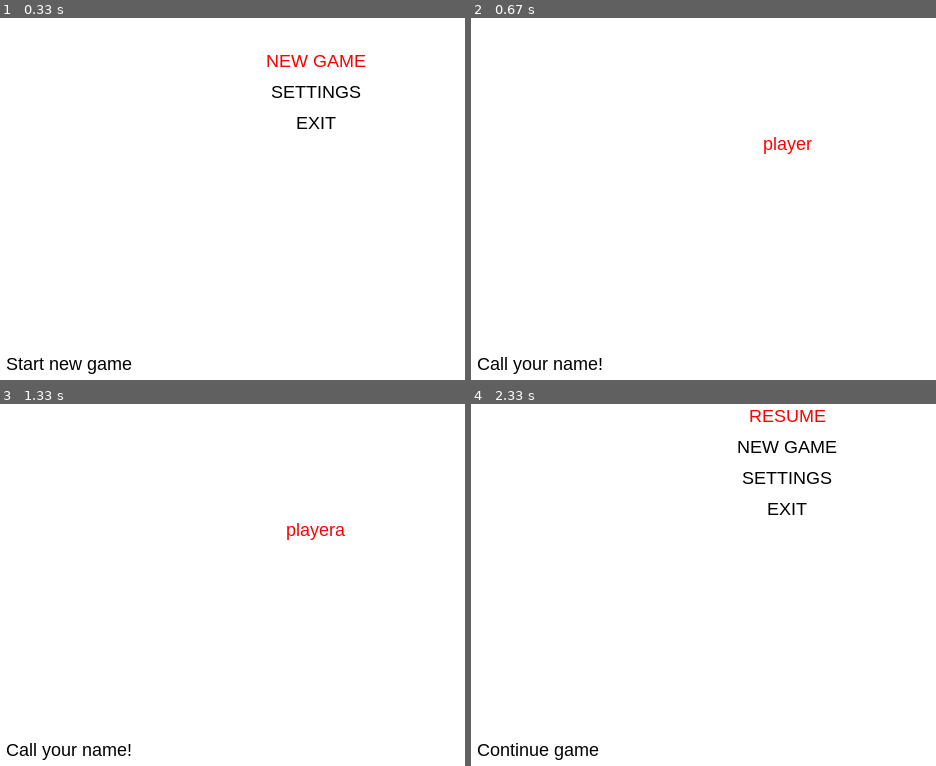
Above: before the commit, frames 1-4 (two rows, left to right).
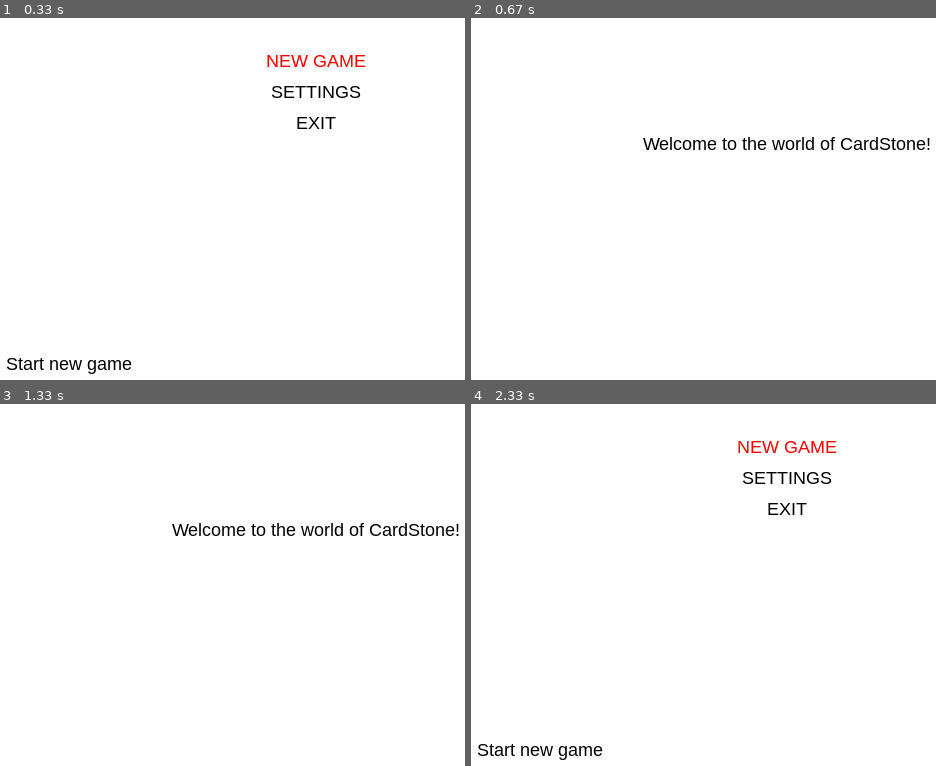
Above: after the commit, the same moments.

Repository: Triton3D/CardStone
Game: pygame game, started from cardstone.py
The game is run twice, just before and just after one commit, with the same random seed, the same clock (stepped at 60 frames per second) and the same inputs.
Inputs (mouse positions are in pixels of both pictures, inside the frame that each line leads up to):
- Up to frame 1 (0.33 s): no input
- Up to frame 2 (0.67 s): tap Enter at 0.33 s
- Up to frame 3 (1.33 s): tap A at 0.67 s; press the mouse at (outside the picture) at 1.1 s; move the mouse to (302, 461) at 1.2 s; move the mouse to (outside the picture) at 1.3 s
- Up to frame 4 (2.33 s): release the mouse at (outside the picture) at 1.33 s; tap Esc at 1.97 s

Frame 1 is identical in both runs. In frame 2, 1.4% of the frame differs, in the area x 1-99%, y 32-99%; in frame 3, 1.4%; in frame 4, 1.1%.

Commit message:
optimize code and added comments

Diff:
--- a/card.py
+++ b/card.py
@@ -16,7 +16,7 @@
 
 while True:
     screen.fill((255,255,255))
-    screen.blit(card.image,card.rect.fit(((10,220),(50,100))))
+    screen.blit(card.image,card.rect.fit(((10,220),(10,100))))
     #card.rect=card.rect.fit((0,0),(50,100))
     pygame.display.flip()
     pygame.display.update()
--- a/cardstone.py
+++ b/cardstone.py
@@ -1,6 +1,6 @@
-#utf-8
 import pygame
 import sys
+import time
 
 
 # Constants
@@ -14,7 +14,7 @@
 MENU_ITEMS_NEW_GAME = {0:'NEW GAME', 1:'SETTINGS', 2:'EXIT'}
 MENU_ITEMS_IN_GAME = {0:'RESUME', 1:'NEW GAME', 2:'SETTINGS', 3:'EXIT'}
 
-
+WELCOME = "Welcome to the world of CardStone!"
 #############################################################################
 
 
@@ -26,7 +26,7 @@
 	while True:
 
 		get_events()
-
+		print(EVENT)
 		update()
 
 		draw()
@@ -36,7 +36,7 @@
 	print("Game initialisation")
 	global DISPLAY, GAME_SCREEN, LOCATION, GAME_STATE
 	global FONT,EVENT,MENU_ITEMS,MENU_ACT_ITEM,FPSCLOCK
-	global FPS,PLAYER, MENU_MESSAGE, MENU_ITEMS_RECT
+	global FPS,PLAYER, MENU_MESSAGE, MENU_ITEMS_RECT, TIMER_1
 	pygame.init()
 	DISPLAY = pygame.display
 	GAME_SCREEN = DISPLAY.set_mode(WINDOW_SIZE)
@@ -50,6 +50,7 @@
 	EVENT='None'
 	FPS = 10
 	GAME_STATE = 'firstrun'
+	TIMER_1 = 0
 	PLAYER = 'player'
 	MENU_MESSAGE = 'Welcome!'
 	print(MENU_ACT_ITEM)
@@ -62,7 +63,6 @@
 			game_exit()
 
 		elif event.type == pygame.MOUSEBUTTONDOWN:
-
 			EVENT = 'MOUSE_BUTTON_DOWN'
 		elif event.type == pygame.KEYDOWN:
 			if event.key == pygame.K_DOWN:
@@ -74,44 +74,56 @@
 			elif event.key == pygame.K_ESCAPE:
 				EVENT = 'ESC'
 			elif event.key>=pygame.K_a and event.key<=pygame.K_z:
-				EVENT = 'TYPE'
-				KEY = event.key
+				if EVENT == 'None':
+					KEY = event.key
+					EVENT = 'TYPE'
+
 			elif event.key == pygame.K_BACKSPACE:
 				EVENT = 'BACKSPACE'
 
 		elif event.type == pygame.KEYUP or event.type == pygame.MOUSEBUTTONUP:
 			EVENT = 'None'
+	#	elif event.type == pygame.KEYUP:
+	#		KEY = event.key
+
 
 def update():
-	global MENU_ACT_ITEM,LOCATION,MENU_ITEMS,PLAYER, MENU_MESSAGE,MOUSE_POS
+	global MENU_ACT_ITEM,LOCATION,MENU_ITEMS,PLAYER, MENU_MESSAGE,MOUSE_POS,EVENT
 	MOUSE_POS = MOUSEX, MOUSEY = pygame.mouse.get_pos()
+		# Updates in menu
 	if LOCATION == 'menu':
+				# Navigate in menu by mouse
 		for item in MENU_ITEMS.keys():
 			if len(MENU_ITEMS_RECT)>1:
 				if MENU_ITEMS_RECT[item].collidepoint(MOUSE_POS):
 					MENU_ACT_ITEM=item
-
+				# Navigate in menu by keyboard
 		if EVENT == 'DOWN':
 			MENU_ACT_ITEM+=1
 
-
 		elif EVENT == 'UP':
 			MENU_ACT_ITEM-=1
 
-		elif EVENT == 'ENTER' or EVENT == 'MOUSE_BUTTON_DOWN':
+				# Execute actions if the item in menu is selected and pressed
+		elif EVENT == 'ENTER' or (EVENT == 'MOUSE_BUTTON_DOWN' and MENU_ITEMS_RECT[MENU_ACT_ITEM].collidepoint(MOUSE_POS)):
 			if MENU_ITEMS[MENU_ACT_ITEM]=='NEW GAME' or MENU_ITEMS[MENU_ACT_ITEM] == 'RESUME':
 				LOCATION = 'game'
+				#return True
+
 			elif MENU_ITEMS[MENU_ACT_ITEM]=='SETTINGS':
 				MENU_MESSAGE = "Not working yet! Sorry"
+
 			elif MENU_ITEMS[MENU_ACT_ITEM]=='EXIT':
 				game_exit()
 
+				# Some limits in menu
 		if MENU_ACT_ITEM < 0:
 			MENU_ACT_ITEM = 0
 
 		elif MENU_ACT_ITEM > (len(MENU_ITEMS)-1):
 			MENU_ACT_ITEM = len(MENU_ITEMS)-1
 
+				# Displaying some helpfully message if the item in menu selected
 		if MENU_ITEMS[MENU_ACT_ITEM] == 'NEW GAME':
 			MENU_MESSAGE = "Start new game"
 		elif MENU_ITEMS[MENU_ACT_ITEM] == 'RESUME':
@@ -121,19 +133,25 @@
 		elif MENU_ITEMS[MENU_ACT_ITEM] == 'EXIT':
 			MENU_MESSAGE = "Exit to OS"
 
+		# Updates in game
 	if LOCATION == 'game':
+
+# Action: return to the menu
 		if EVENT == 'ESC':
 			LOCATION = 'menu'
 			MENU_MESSAGE = "Game paused!"
-		elif EVENT == 'TYPE':
-			if GAME_STATE == 'choose':
+			return True
+		# Action: Type player name or remove last character in the player name
+		if GAME_STATE == 'choose':
+# Changing the menu items
+			MENU_ITEMS = MENU_ITEMS_IN_GAME
+			if EVENT == 'TYPE':
 				PLAYER+=pygame.key.name(KEY)
-		elif EVENT == 'BACKSPACE':
-			if GAME_STATE == 'choose':
+				EVENT = 'WAIT'
+			elif EVENT == 'BACKSPACE':
 				PLAYER = PLAYER[:-1]
-
-		if GAME_STATE == 'choose':
-			MENU_ITEMS = MENU_ITEMS_IN_GAME
+			elif EVENT == 'ENTER':
+				GAME_STATE == ''
 
 def draw():
 	if LOCATION == 'menu':
@@ -166,22 +184,28 @@
 		GAME_SCREEN.blit(menuItemSrf,menuItemRect)
 	game_message(message)
 def game():
-	global GAME_STATE,textinput
-#	FPS = 60
+	global GAME_STATE,TIMER_1
 
 	if GAME_STATE == 'firstrun':
+		FPS = 10
 		GAME_SCREEN.fill(WHITE)
-		GAME_STATE = 'choose'
+		messageWelcomeSrf = FONT.render(WELCOME,True,BLACK)
+		messageWelcomeRect=messageWelcomeSrf.get_rect()
+		messageWelcomeRect.topleft = (WINDOW_WIDTH/2 - messageWelcomeRect.centerx,WINDOW_HEIGHT/2-messageWelcomeRect.centery)
+		GAME_SCREEN.blit(messageWelcomeSrf,messageWelcomeRect)
+		TIMER_1+=1
+		if TIMER_1 == 40:
+			GAME_STATE = 'choose'
+			TIMER_1 = 0
+
 	if GAME_STATE == 'choose':
-	   GAME_SCREEN.fill(WHITE)
-	   game_message('Call your name!')
-	   playerNameSrf = FONT.render(PLAYER,True,RED)
-	   playerNameRect = playerNameSrf.get_rect()
-	   playerNameRect.topleft = (WINDOW_WIDTH/2 - playerNameRect.centerx,WINDOW_HEIGHT/2-playerNameRect.centery)
-	   GAME_SCREEN.blit(playerNameSrf,playerNameRect)
-
-
-
+		FPS = 120
+		GAME_SCREEN.fill(WHITE)
+		game_message('Call your name!')
+		playerNameSrf = FONT.render(PLAYER,True,RED)
+		playerNameRect = playerNameSrf.get_rect()
+		playerNameRect.topleft = (WINDOW_WIDTH/2 - playerNameRect.centerx,WINDOW_HEIGHT/2-playerNameRect.centery)
+		GAME_SCREEN.blit(playerNameSrf,playerNameRect)
 
 def game_message(text):
 	messageSrf = FONT.render(text,True,BLACK)
Not shown, removed: .card.py.swp
Not shown, changed: .card.py.un~
Not shown, changed: .cardstone.py.swp
Not shown, changed: .cardstone.py.un~
Not shown, changed: card.py~
Not shown, changed: cardstone.py~
